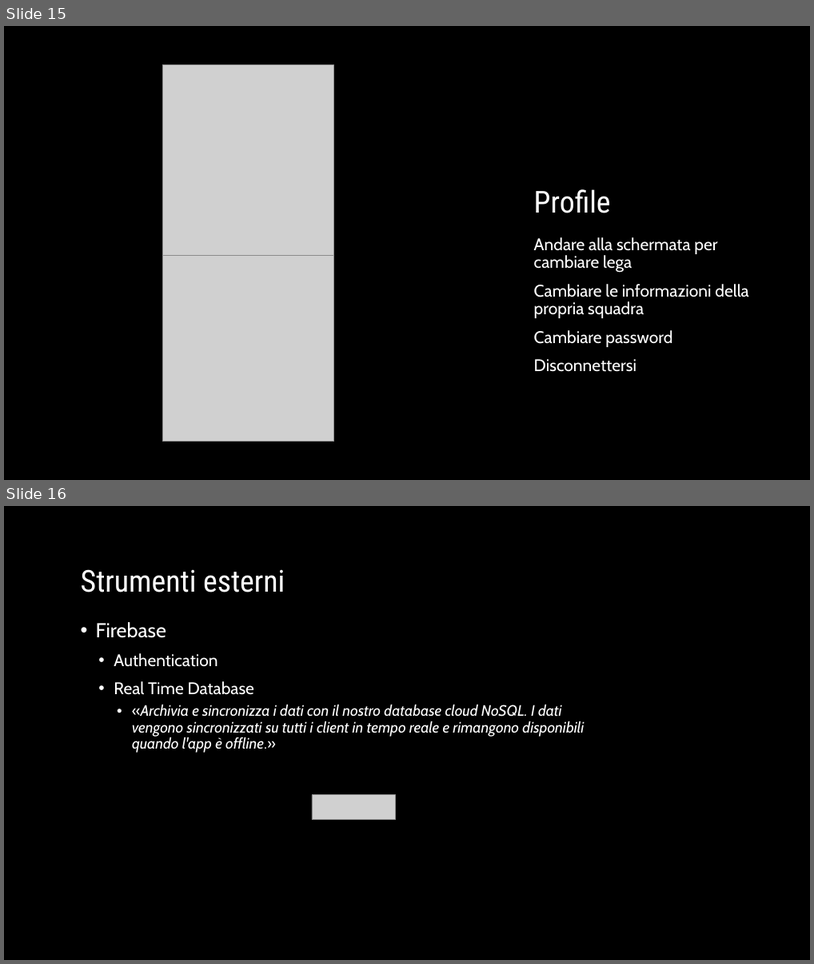
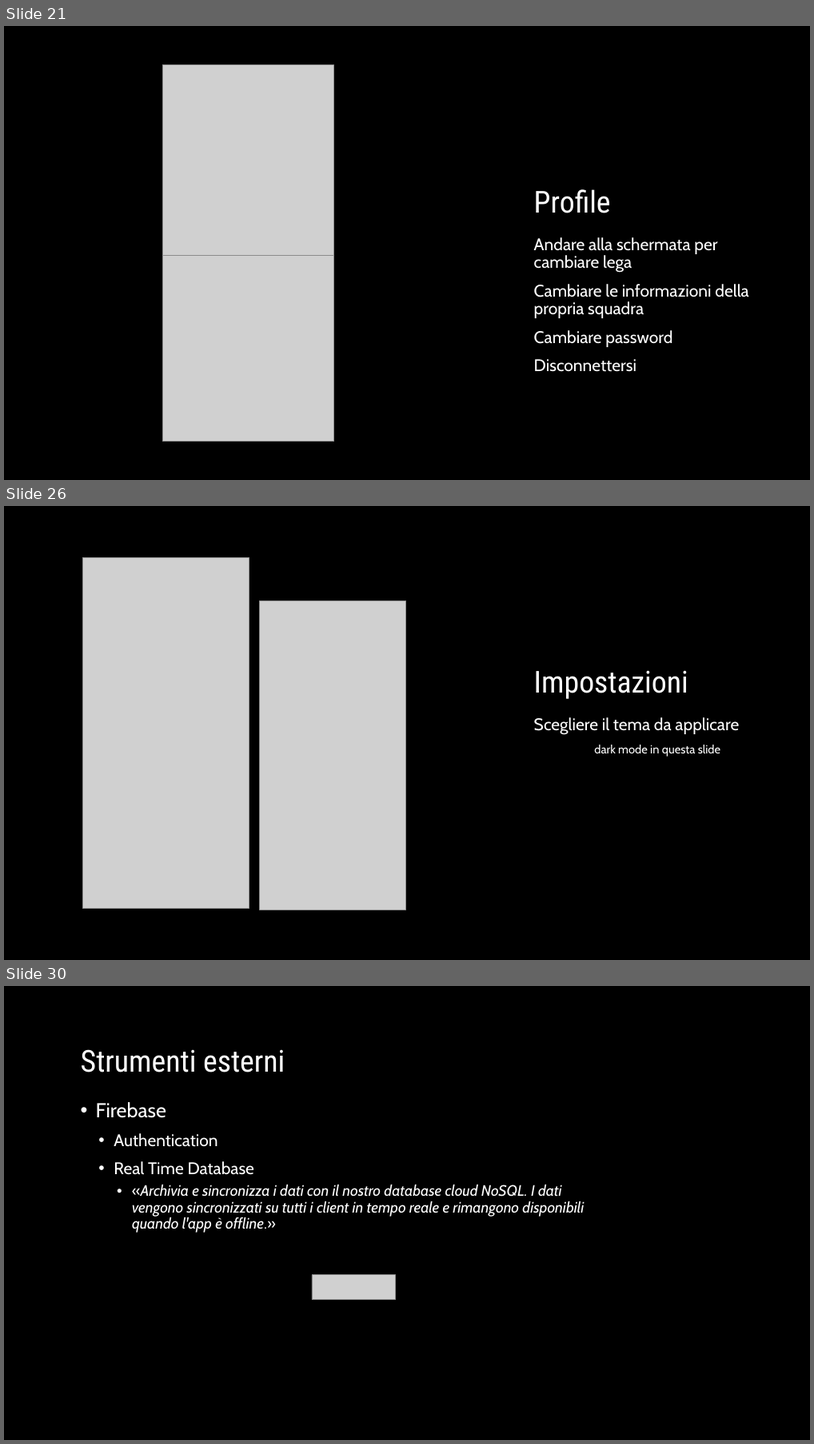
Before and after one commit to GiovanniMarchetto/Fantabasket, a slide deck: Fanta-basket.pptx. Shown one above the other, each under a label of ours: slides 15 and 16 before the commit, slides 21, 26 and 30 after it; the slides between them are not shown. The pictures are 814x964 and 814x1444 pixels, drawn with LibreOffice and Linux fonts; fonts in the diff are those of the drawing; grey boxes stand for pictures; background and template pictures are left out. Boxes give left, top, right and bottom in pixels: in the first picture for what was removed or moved away, otherwise in the second. Text is boxed around its words. In the diff, an @@ line names an element or a change of style, - is before the commit and + after.

```diff
--- a/Fanta-basket.pptx
+++ b/Fanta-basket.pptx
@@ slide 26 added at (x1=4, y1=506, x2=810, y2=960), background picture (left out); not listed: 1 template element that a slide beside it also shows @@
@@ picture added at (x1=82, y1=557, x2=249, y2=908) @@
@@ picture added at (x1=260, y1=600, x2=406, y2=909) @@
@@ title added at (x1=534, y1=670, x2=689, y2=699), 36 pt, text #FFFFFF @@
+Impostazioni
@@ text added at (x1=534, y1=717, x2=739, y2=756), 20 pt, text #FFFFFF @@
+Scegliere il tema da applicare
+dark mode in questa slide
@@ what was slide 15 is now slide 21 @@
@@ what was slide 16 is now slide 30 @@
```
Also in this commit, not shown: 4 slides changed, 13 other slides added, 8 other files.
